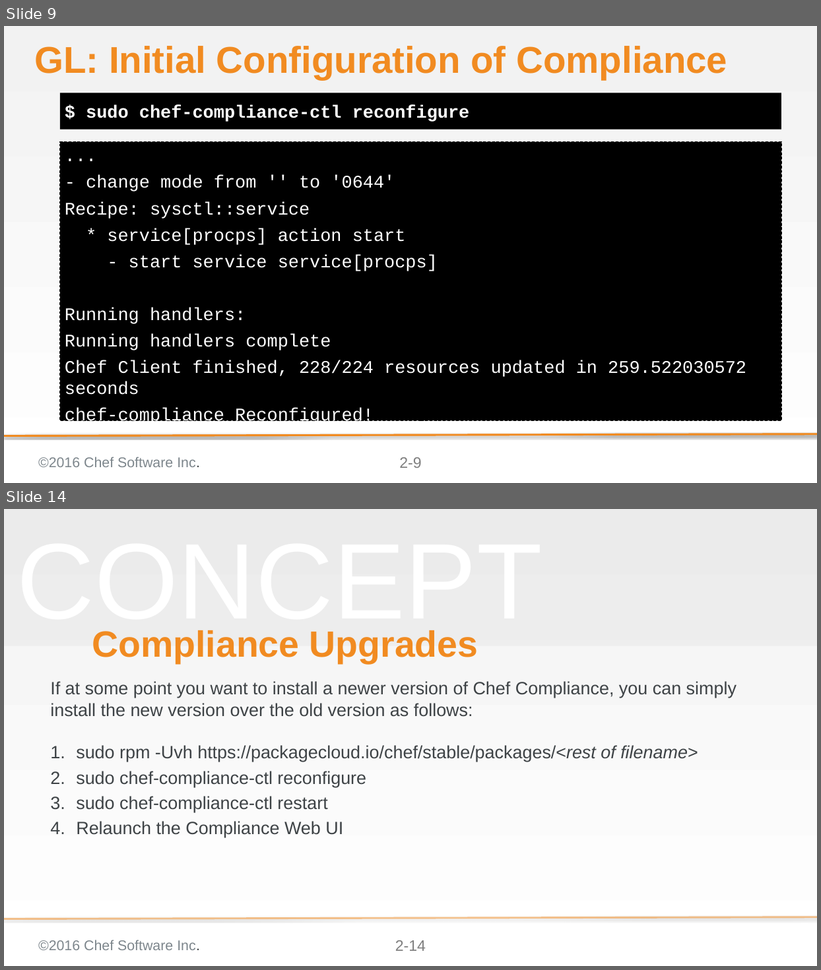
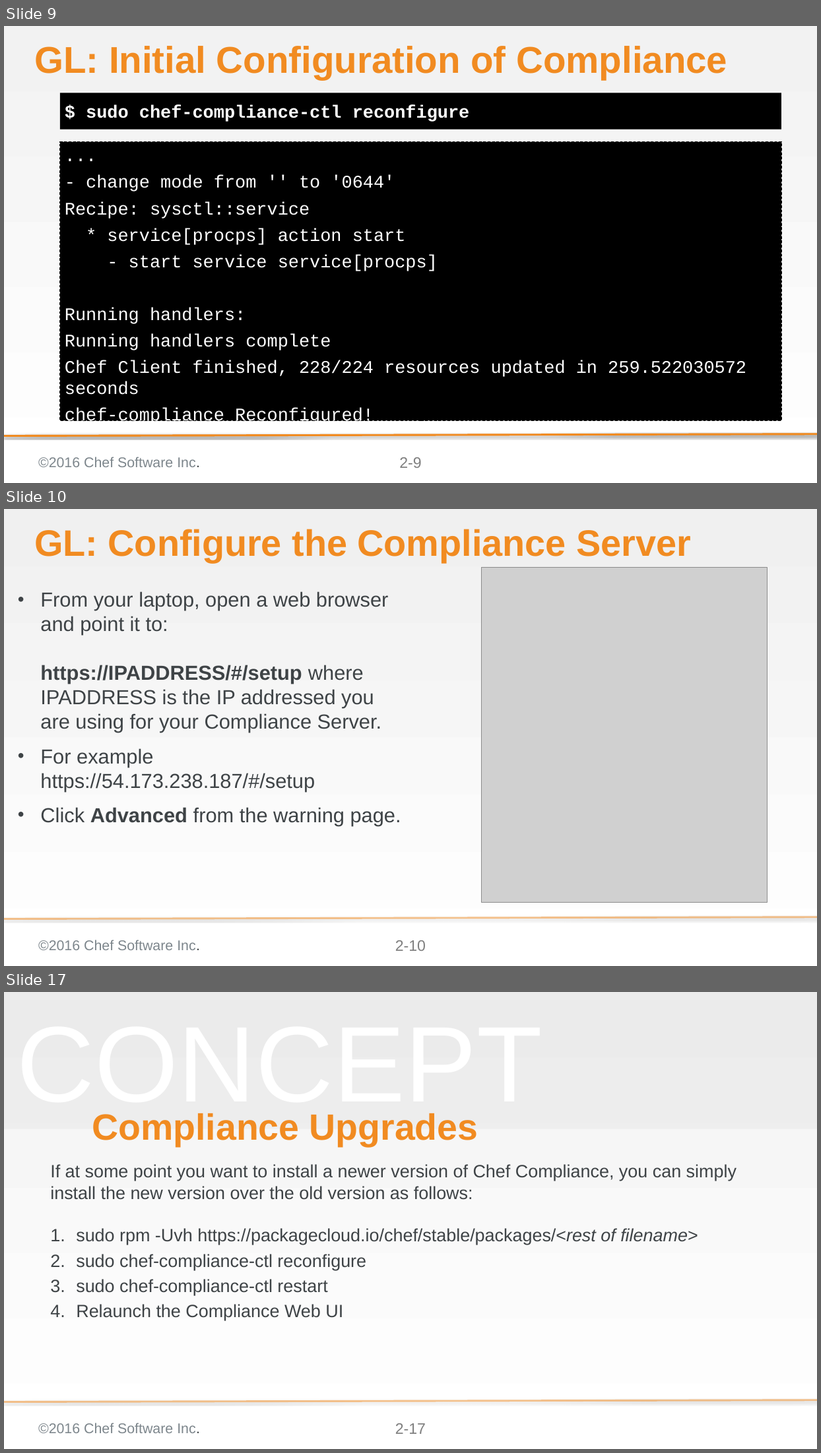
Before and after one commit to bchamby/chef-compliance-installation-configuration-operation, a slide deck: 02-Install.pptx. Shown one above the other, each under a label of ours: slides 9 and 14 before the commit, slides 9, 10 and 17 after it; the slides between them are not shown. The pictures are 821x970 and 821x1453 pixels, drawn with LibreOffice and Linux fonts; fonts in the diff are those of the drawing; grey boxes stand for pictures; background and template pictures are left out. Boxes give left, top, right and bottom in pixels: in the first picture for what was removed or moved away, otherwise in the second. Text is boxed around its words. In the diff, an @@ line names an element or a change of style, - is before the commit and + after.

Commit message:
redid the Configure the Compliance Server slides from s2-10 to the end.

```diff
--- a/02-Install.pptx
+++ b/02-Install.pptx
@@ slide 10 added at (x1=4, y1=509, x2=817, y2=966), background gradient #F0F0F0 to #FFFFFF; not listed: 3 template elements that a slide beside it also shows @@
@@ title added at (x1=34, y1=529, x2=691, y2=562), 58 pt, text #F18B21, bold @@
+GL: Configure the Compliance Server
@@ picture added at (x1=481, y1=567, x2=767, y2=902) @@
@@ text added at (x1=40, y1=591, x2=401, y2=826), 32 pt, text #3E4346 @@
+• From your laptop, open a web browser and point it to:
+  https://IPADDRESS/#/setup where IPADDRESS is the IP addressed you are using for your Compliance Server.
+• For example
+  https://54.173.238.187/#/setup
+• Click Advanced from the warning page.
@@ what was slide 14 is now slide 17 @@
@@ page number at (x1=395, y1=1424, x2=426, y2=1434): text changed @@
-2-14
+2-17
```
Also in this commit, not shown: 2 slides changed, 4 other slides added, 2 slides removed.
